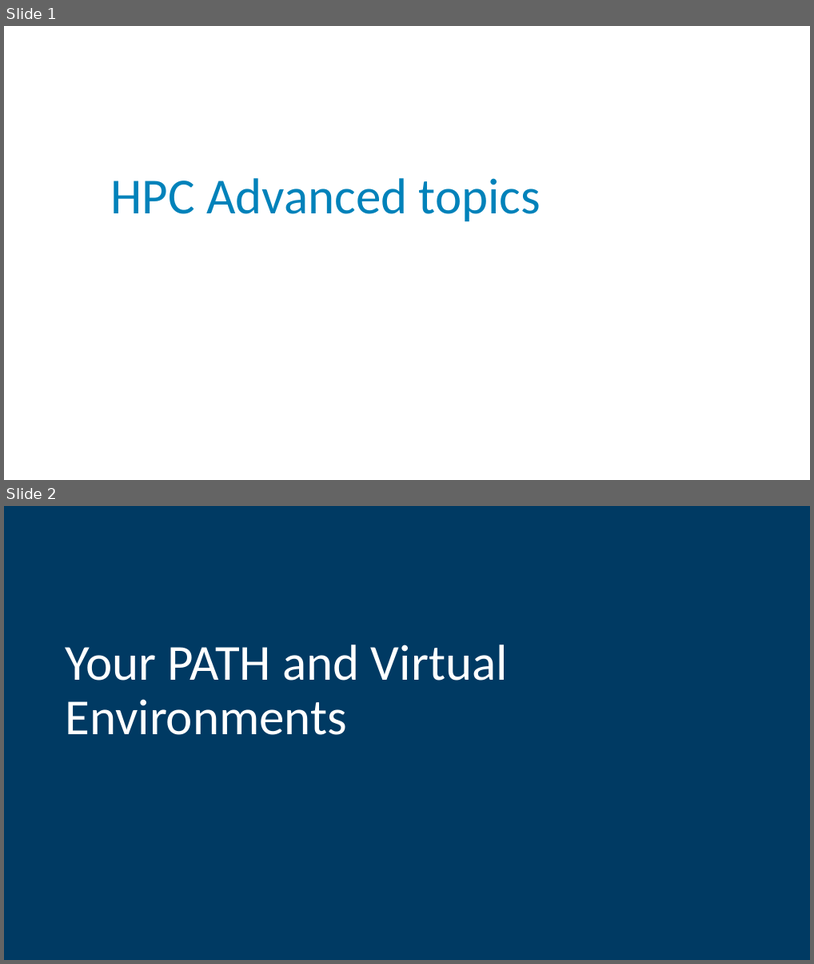
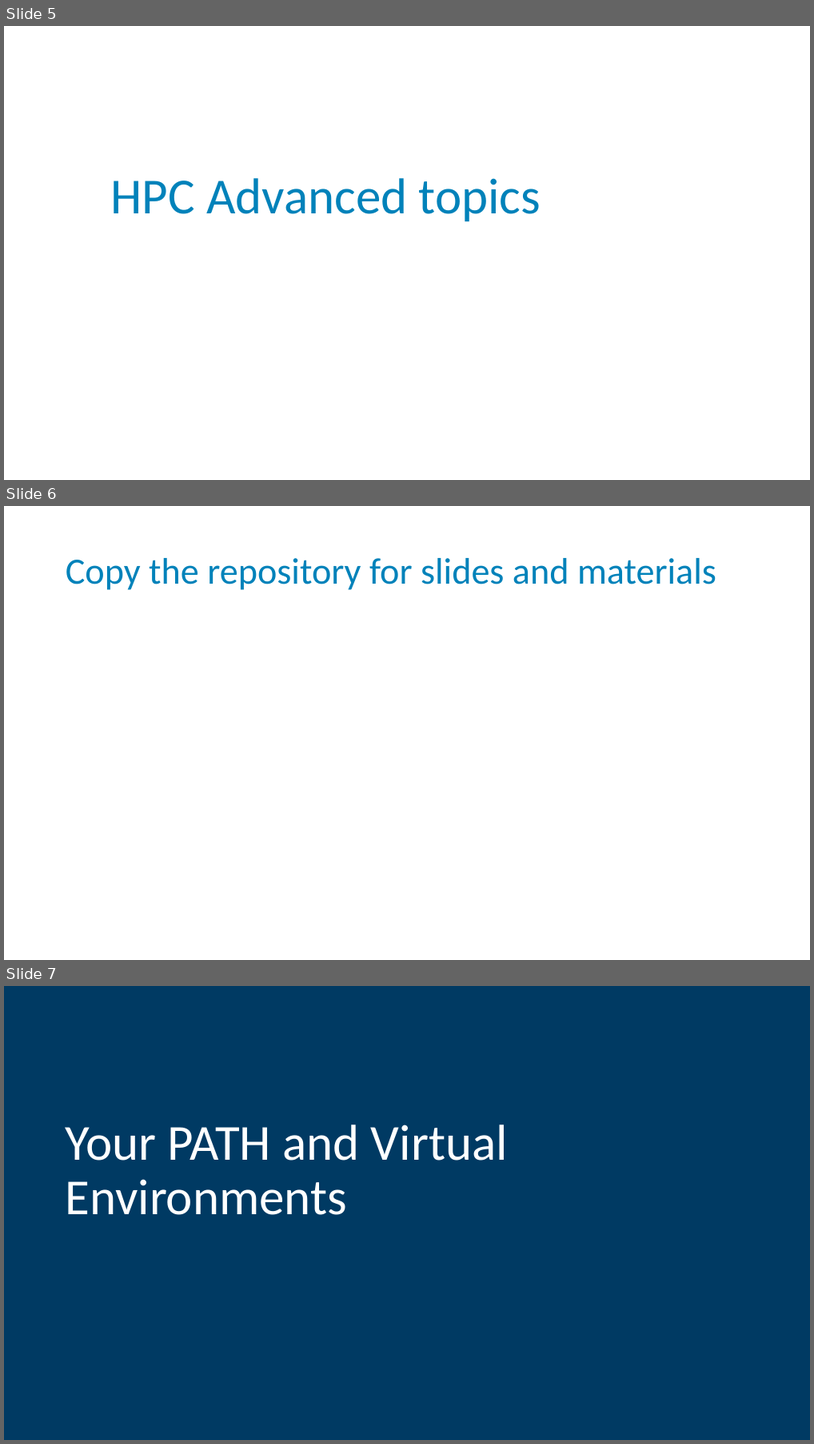
Before and after one commit to njdbickhart/HPCVEnvTutorial, a slide deck: virtualenv_snakemake_tutorial_2023_06_15.pptx. Shown one above the other, each under a label of ours: slides 1 and 2 before the commit, slides 5, 6 and 7 after it. The pictures are 814x964 and 814x1444 pixels, drawn with LibreOffice and Linux fonts; fonts in the diff are those of the drawing; background and template pictures are left out. Boxes give left, top, right and bottom in pixels: in the first picture for what was removed or moved away, otherwise in the second. Text is boxed around its words. In the diff, an @@ line names an element or a change of style, - is before the commit and + after.

Commit message:
updated materials

```diff
--- a/virtualenv_snakemake_tutorial_2023_06_15.pptx
+++ b/virtualenv_snakemake_tutorial_2023_06_15.pptx
@@ slide 6 added at [4,506,810,960], background #FFFFFF @@
@@ title added at [66,558,717,590], 44 pt, text #0082BA @@
+Copy the repository for slides and materials
@@ what was slide 1 is now slide 5 @@
@@ what was slide 2 is now slide 7 @@
```
Also in this commit, not shown: 1 slide changed, 15 other slides added, 10 other files.
